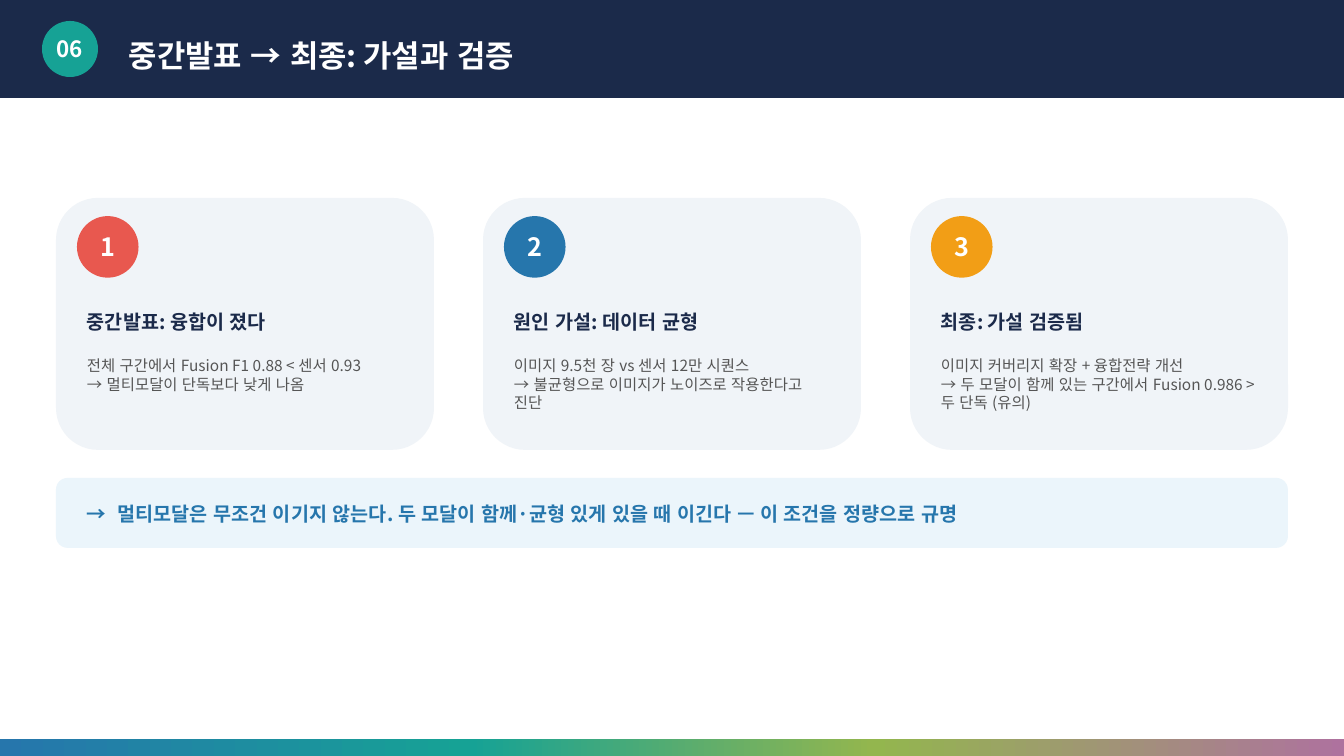
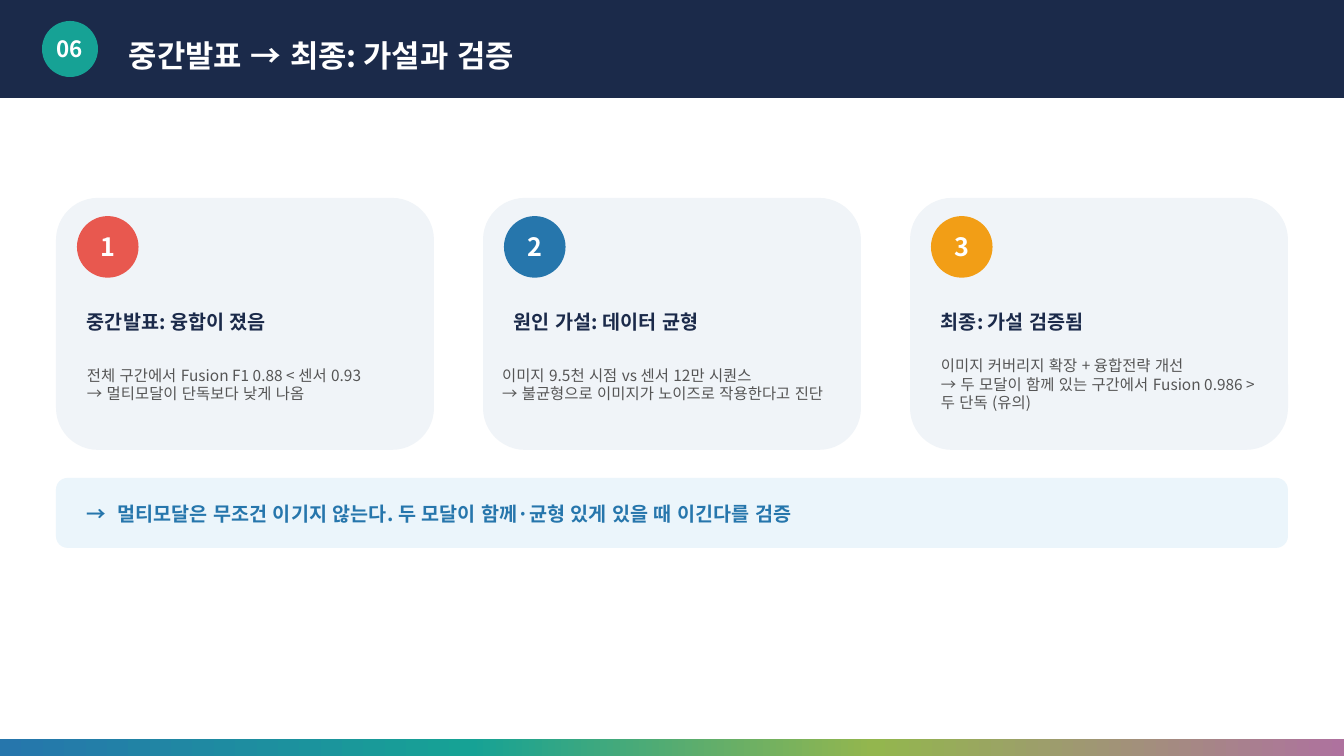
Before and after one commit to HaHyunsung/FF_Multimodal, a slide deck: slide 7 of 딥러닝응용_3조_최종발표.pptx. Drawn at 1344x756 pixels with LibreOffice and Linux fonts; fonts in the diff are those of the drawing. Boxes give left, top, right and bottom in pixels: in the first picture for what was removed or moved away, otherwise in the second. Text is boxed around its words. In the diff, an @@ line names an element or a change of style, - is before the commit and + after.

```diff
--- a/딥러닝응용_3조_최종발표.pptx
+++ b/딥러닝응용_3조_최종발표.pptx
@@ text at (87,312,266,331): text changed @@
-중간발표: 융합이 졌다
+중간발표: 융합이 졌음
@@ text "전체 구간에서 Fusion F1 0.88 ...": place and size @@
-text "전체 구간에서 Fusion F1 0.88 ..." at (87,358,361,392)
+text "전체 구간에서 Fusion F1 0.88 ..." at (87,368,361,401)
@@ text "이미지 9.5천 시점 vs 센서 ...": place and size @@
-text "이미지 9.5천 시점 vs 센서 ..." at (514,358,802,409)
+text "이미지 9.5천 시점 vs 센서 ..." at (502,368,823,400)
@@ text at (502,368,752,382): text changed @@
-이미지 9.5천 장 vs 센서 12만 시퀀스
+이미지 9.5천 시점 vs 센서 12만 시퀀스
@@ text at (117,504,791,523): text changed @@
-→ 멀티모달은 무조건 이기지 않는다. 두 모달이 함께·균형 있게 있을 때 이긴다 — 이 조건을 정량으로 규명
+→ 멀티모달은 무조건 이기지 않는다. 두 모달이 함께·균형 있게 있을 때 이긴다를 검증
```
Also in this commit, not shown: 7 other slides changed.
